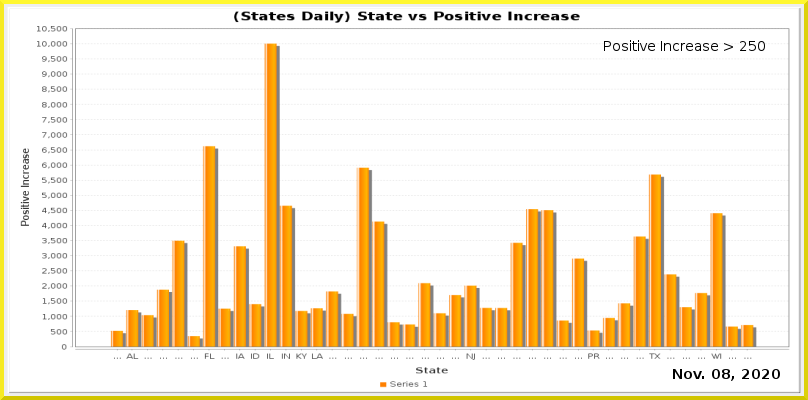
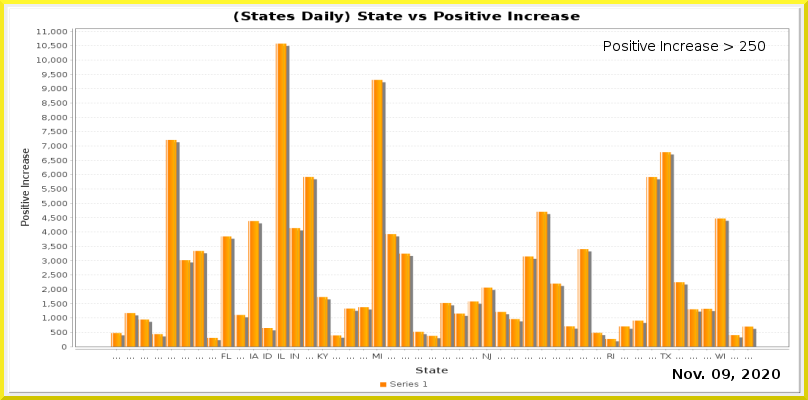
Layers edited between the first and the second 808 × 400 image:
painted on "Current Date" over [722, 369, 730, 379]
painted on "Date_vs_TestIncrease.png" over [37, 26, 789, 360]
